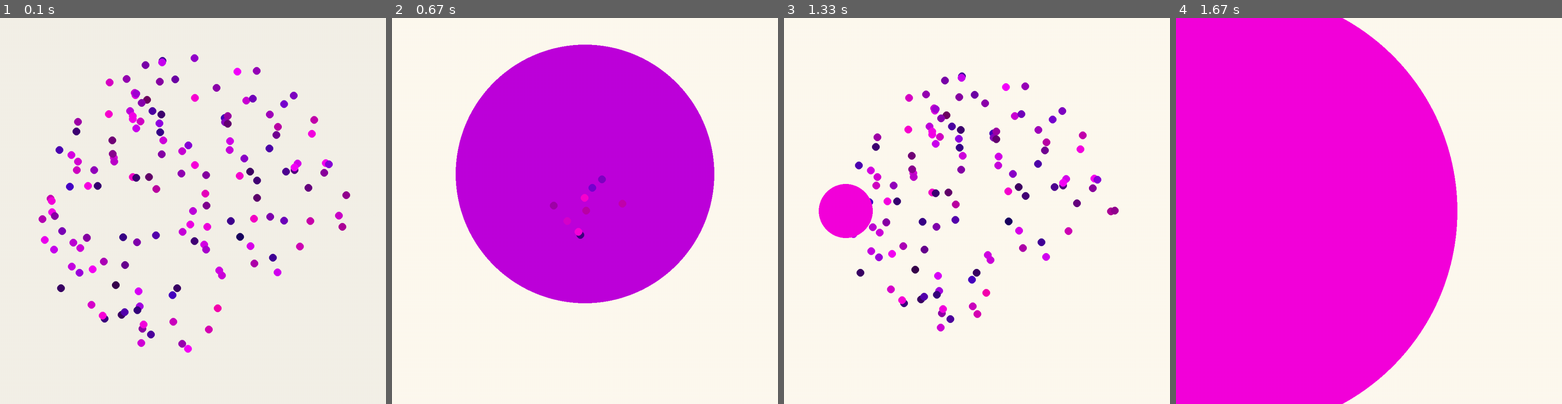
Above: before the commit, frames 1-4 (left to right).
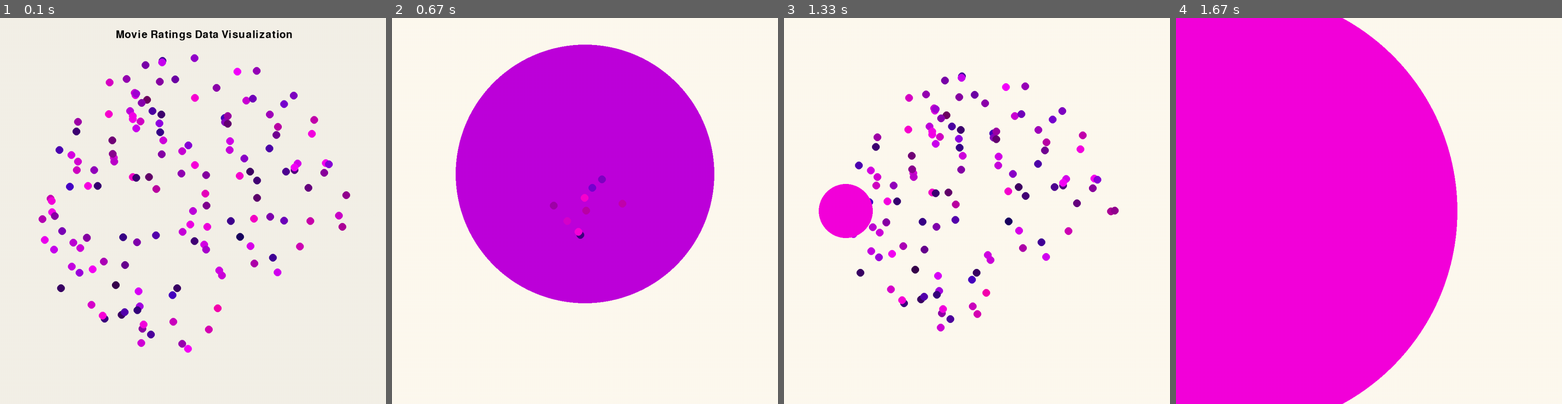
Above: after the commit, the same moments.

Repository: sd18spring/InteractiveProgramming
Game: pygame game, started from final.py
Same seed, same stepped clock (60 frames per second), same inputs: the game is played once before the commit and once after it.
Inputs (mouse positions are in pixels of both pictures, inside the frame that each line leads up to):
- Up to frame 1 (0.1 s): no input
- Up to frame 2 (0.67 s): click (585, 211) at 0.38 s
- Up to frame 3 (1.33 s): click (857, 299) at 0.72 s; press the mouse at (857, 299) at 1.03 s; move the mouse to (845, 249) at 1.13 s; release the mouse at (838, 199) at 1.27 s
- Up to frame 4 (1.67 s): click (1372, 253) at 1.38 s

The runs differ from the first frame. In frame 1, 0.5% of the frame differs, in the area x 30-76%, y 3-6%; in frame 2, nothing differs; in frame 3, nothing differs; in frame 4, nothing differs.

Commit message:
MVP achieved

Diff:
--- a/final.py
+++ b/final.py
@@ -22,17 +22,25 @@
         self.size = size
         self.home = True
 
-        self.myfont = pygame.font.Font(None, 40)
+        self.myfont1 = pygame.font.Font(None, 40)
+        self.myfont2 = pygame.font.Font(None, 25)
 
     def draw(self):
         """ Draw the current game state to the screen """
-        self.screen.fill(pygame.Color(245,241,232))
+
         if self.home:
+            self.screen.fill(pygame.Color(245,241,232))
+            self.title = self.myfont1.render("Movie Ratings Data Visualization", True, (0, 0, 0))
+            self.screen.blit(self.title, (300, 30))
+
             for dot in self.model.dots:
                 pygame.draw.circle(self.screen,
                                  pygame.Color(int(dot.movie.newR),0, int(dot.movie.newB)),
                                  (dot.x, dot.y),
                                  dot.radius)
+
+
+
         else:
             dot = self.model.dots
             pygame.draw.circle(self.screen,
@@ -40,13 +48,21 @@
                              (dot[0].x, dot[0].y),
                              dot[0].radius)
 
+
             pygame.draw.circle(self.screen,
                                  pygame.Color(int(dot[1].movie.MTcR),0, int(dot[1].movie.MTuB)),
                                  (dot[1].x, dot[1].y),
                                  dot[1].radius)
 
-            self.label = self.myfont.render("Movie: %s" % str(self.text), True, (0, 0, 0))
-            self.screen.blit(self.label, (self.size[0]//4, self.size[1]//4))
+
+            self.label = self.myfont2.render("Rotten Tomato", True, (255, 255, 255))
+            self.screen.blit(self.label, (dot[0].x - 55, dot[0].y))
+
+            self.label = self.myfont2.render("Metacritic", True, (255, 255, 255))
+            self.screen.blit(self.label, (dot[1].x - 30, dot[1].y))
+
+            self.label = self.myfont1.render("Movie: %s" % str(self.text), True, (0, 0, 0))
+            self.screen.blit(self.label, (350, 60))
         pygame.display.update()
 
     def zoom(self, target):
@@ -55,6 +71,7 @@
         vx = 1
         vy = 1
         self.text = target.label
+        print(target)
 
         #copy dots so originals aren't modified and find the target to be zoomed in on
         dots = copy.deepcopy(self.model.dots)
@@ -93,7 +110,8 @@
 
 
         self.screen.fill(pygame.Color(255,250,240))
-        self.model.dots = self.model.dot_to_child[dot.label]
+        self.model.dots = self.model.dot_to_child[target.label]
+        print(self.model.dots)
 
     def returnHome(self):
         """Returns to the screen with all of the movie dots when in a zoomed in state."""
@@ -109,9 +127,10 @@
         self.run()
 
 
-        for dot in self.dots:
-            self.dot_to_child[dot.label] = [MovieDot(50,0,0, copy.copy(dot.movie)), MovieDot(50,0,100, copy.copy(dot.movie))]
-            self.home_dots.append(dot)
+        for i in range(len(self.dots)):
+            self.dot_to_child[self.dots[i].label] = [MovieDot(140,-300,0, self.dots[i].movie),
+                                                    MovieDot(140,300,0, self.dots[i].movie)]
+            self.home_dots.append(self.dots[i])
 
     def __str__(self):
         output_lines = []
@@ -120,6 +139,8 @@
         return "\n".join(output_lines)
 
     def run(self):
+        """ Detects collision. Once each coordinates of dots are generated, it compares whether
+            it overlaps which other dots. If collide, does not append to the list"""
         rad = 400
         num = 146
 
@@ -135,6 +156,7 @@
 
             overlapped = False
 
+
             for dot in self.dots:
                 dist = math.sqrt((x - dot.x) ** 2 + (y - dot.y) ** 2)
                 dif = dist - dot.radius * 2
@@ -165,6 +187,8 @@
 
 class MovieDot(Dot):
     def __init__(self,radius,x,y,movie0):
+        """Inherit class of Dot that takes the class Movie, score data of movie, as a parameter
+            in order to store the movie's individual data to each circle"""
         Dot.__init__(self,radius,x,y)
 
         self.movie = movie0
@@ -179,6 +203,8 @@
 
 class Movie(object):
     def __init__(self,index) :
+        """ Extract individual movie's data to pass it to class MovieDot.
+            Rescales the score into rgb value """
         with open('fandango_score_comparison.csv') as f:
             reader = csv.DictReader(f)
             count = 0
@@ -212,10 +238,10 @@
         self.RTu = float(RT_users[index][0])
         self.MTc = float(Meta_cris[index][0])
         self.MTu = float(Meta_users[index][0])
-        self.RTcR = self.RTc * 25.5 + 20
-        self.RTuB = self.RTu * 25.5 + 20
-        self.MTcR = self.MTc* 25.5 + 20
-        self.MTuB = self.MTu * 25.5 + 20
+        self.RTcR = self.RTc * 51
+        self.RTuB = self.RTu * 51
+        self.MTcR = self.MTc* 51
+        self.MTuB = self.MTu * 51
 
 class PyGameMouseController(object):
     """ Uses the mouse to zoom in and out of a specific movie. """
